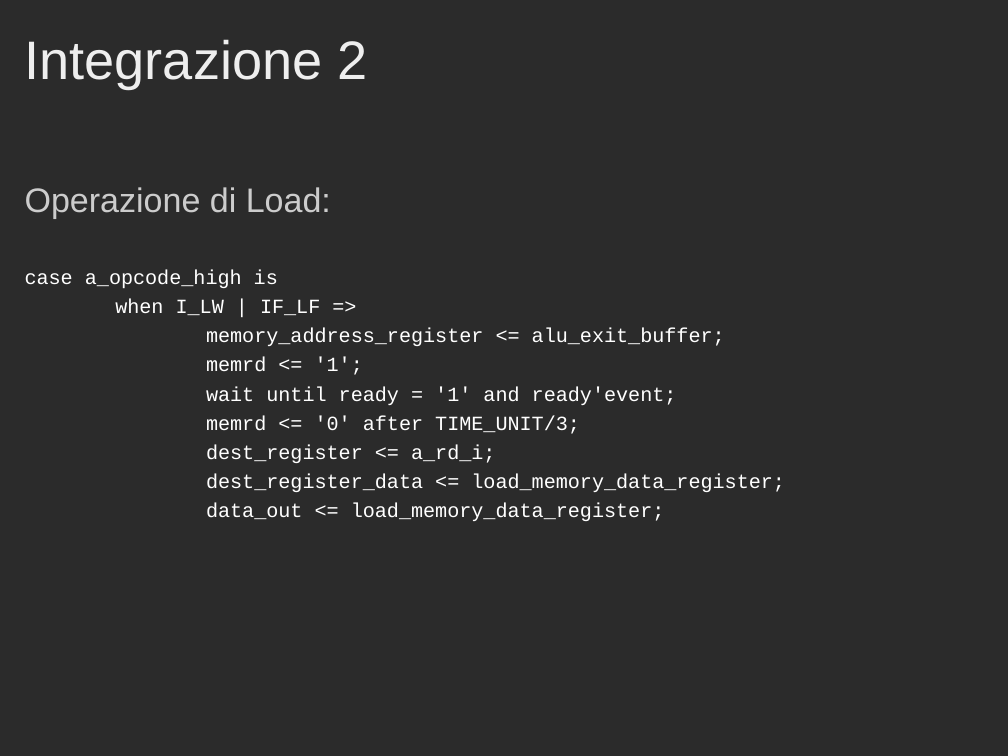
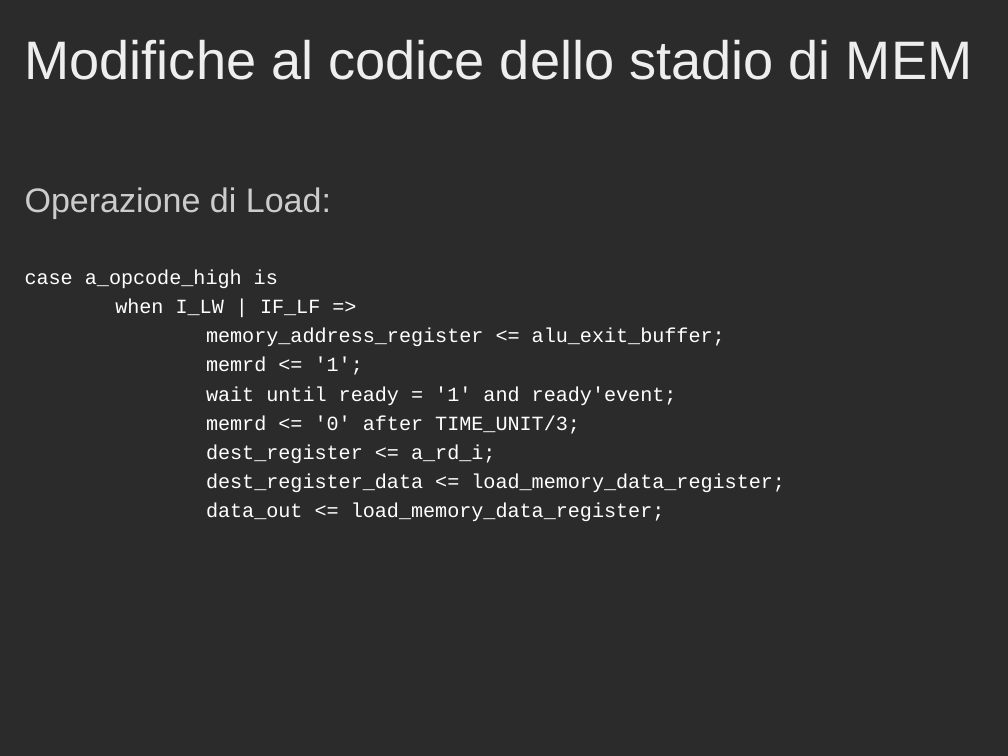
Before and after one commit to Muffo/dlxcache, a slide deck: slide 14 of Presentazione_Progetto_Cache.ppt. Drawn at 1008x756 pixels with LibreOffice and Linux fonts; fonts in the diff are those of the drawing; background and template pictures are left out; a plain dark background stands for a picture behind light text. Boxes give left, top, right and bottom in pixels: in the first picture for what was removed or moved away, otherwise in the second. Text is boxed around its words. In the diff, an @@ line names an element or a change of style, - is before the commit and + after.

```diff
--- a/Presentazione_Progetto_Cache.ppt
+++ b/Presentazione_Progetto_Cache.ppt
@@ title at (x1=25, y1=39, x2=972, y2=80): text changed @@
-Integrazione 2
+Modifiche al codice dello stadio di MEM
```
Also in this commit, not shown: 2 other slides changed, 1 slide added, 1 slide removed.
